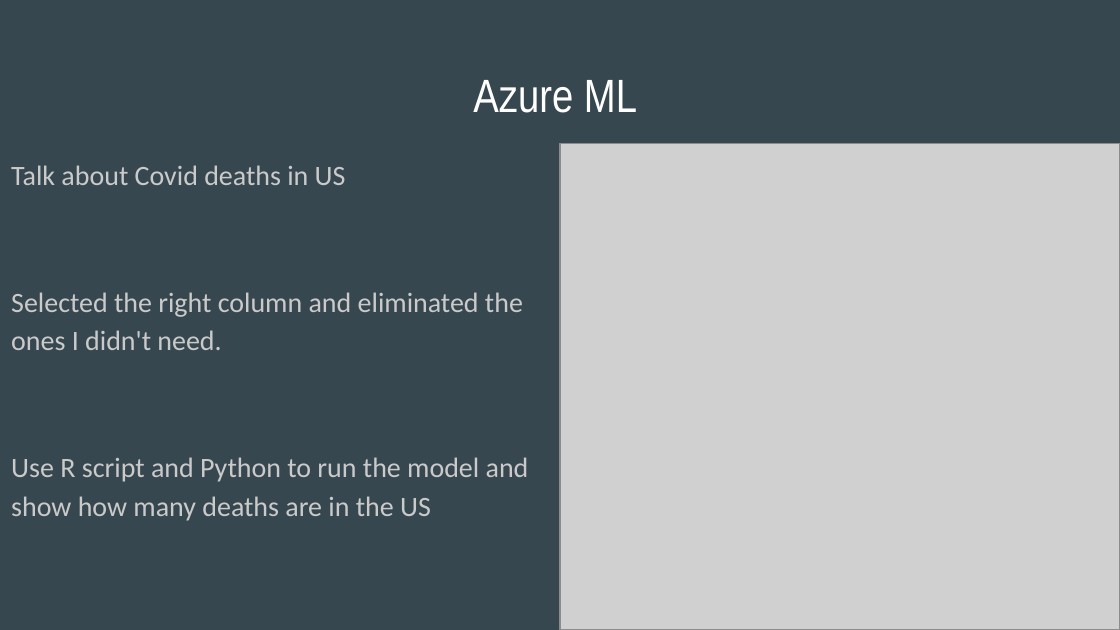
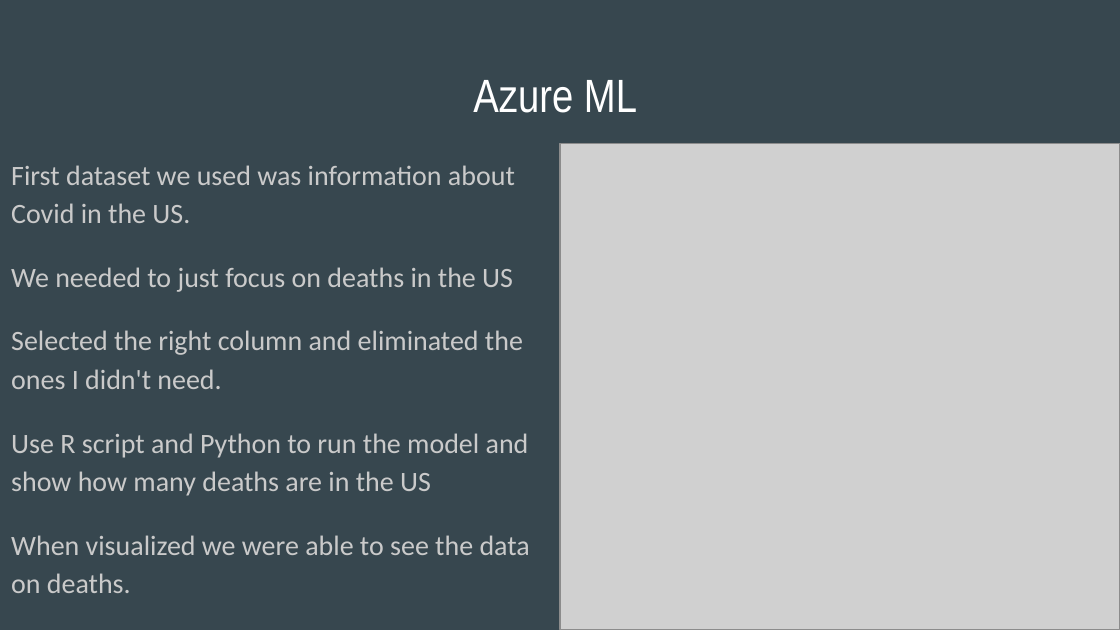
Before and after one commit to msanto13/desktop-tutorial, a slide deck: slide 5 of COVID-19 COMPARISON BETWEEN U.S.A. AND SOUTH KOREA.pptx. Drawn at 1120x630 pixels with LibreOffice and Linux fonts; fonts in the diff are those of the drawing; grey boxes stand for pictures. Boxes give left, top, right and bottom in pixels: in the first picture for what was removed or moved away, otherwise in the second. Text is boxed around its words. In the diff, an @@ line names an element or a change of style, - is before the commit and + after.

```diff
--- a/COVID-19 COMPARISON BETWEEN U.S.A. AND SOUTH KOREA.pptx
+++ b/COVID-19 COMPARISON BETWEEN U.S.A. AND SOUTH KOREA.pptx
@@ text at [11,165,515,292]: text changed @@
-Talk about Covid deaths in US
+First dataset we used was information about Covid in the US.
+We needed to just focus on deaths in the US
@@ text at [11,433,529,496]: less space between paragraphs @@
@@ text at [11,535,530,593]: paragraph added @@
+When visualized we were able to see the data on deaths.
```
Also in this commit, not shown: 3 other slides changed.
